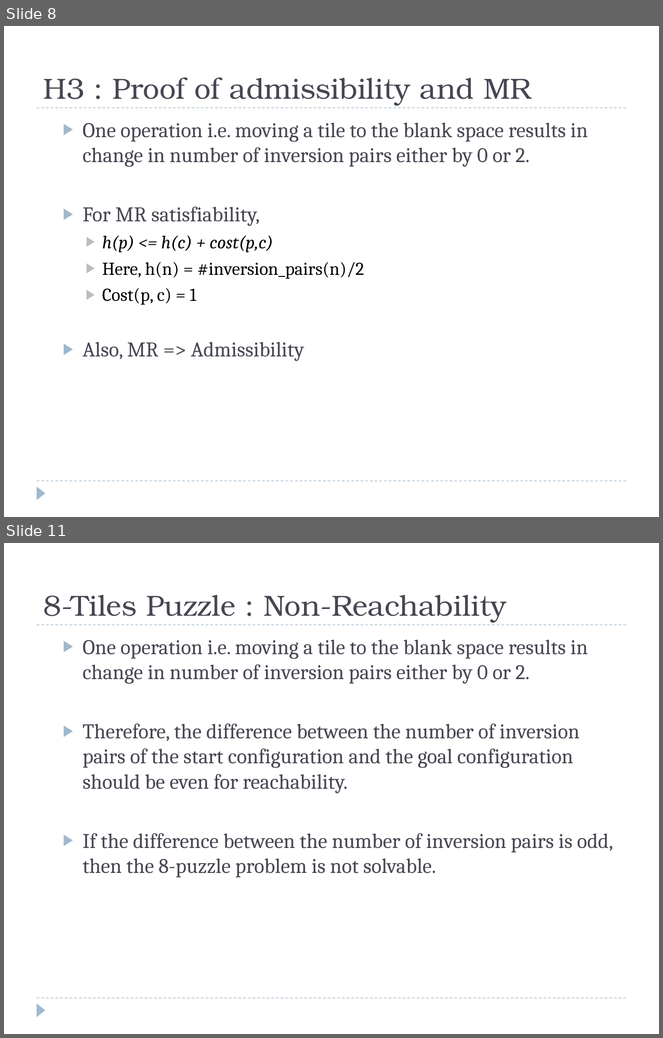
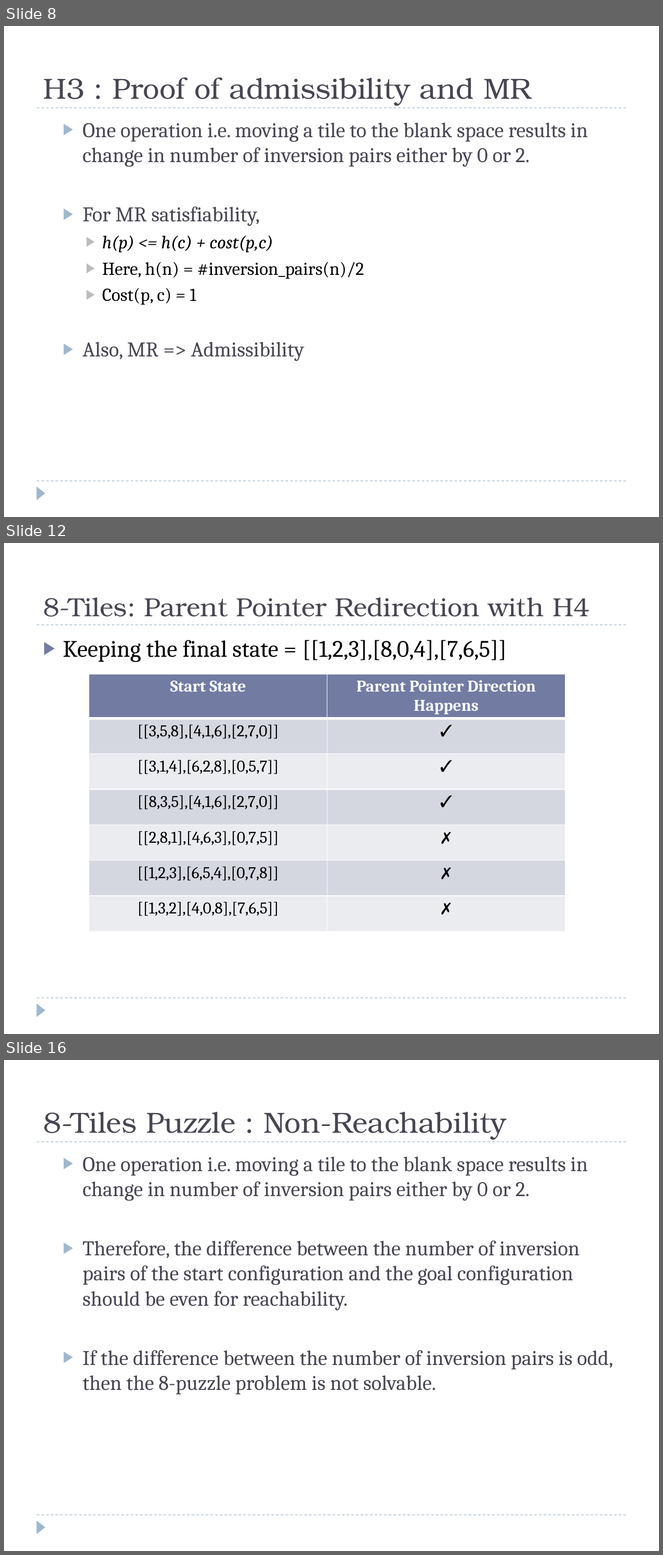
Before and after one commit to mayank127/AILab, a slide deck: slides/Astar.pptx. Shown one above the other, each under a label of ours: slides 8 and 11 before the commit, slides 8, 12 and 16 after it; the slides between them are not shown. The pictures are 663x1038 and 663x1555 pixels, drawn with LibreOffice and Linux fonts; fonts in the diff are those of the drawing. Boxes give left, top, right and bottom in pixels: in the first picture for what was removed or moved away, otherwise in the second. Text is boxed around its words. In the diff, an @@ line names an element or a change of style, - is before the commit and + after.

```diff
--- a/slides/Astar.pptx
+++ b/slides/Astar.pptx
@@ slide 12 added at <box>4,543,659,1034</box>, background #FFFFFF; not listed: 3 template elements that a slide beside it also shows @@
@@ title added at <box>43,598,590,617</box>, 28.8 pt, text #464653 @@
+8-Tiles: Parent Pointer Redirection with H4
@@ text added at <box>63,640,507,662</box>, 26 pt, text #000000 @@
+▶ Keeping the final state = [[1,2,3],[8,0,4],[7,6,5]]
@@ table added at <box>89,674,566,933</box>, 7 rows, 2 columns @@
+Start State | Parent Pointer Direction Happens
+[[3,5,8],[4,1,6],[2,7,0]] | ✓
+[[3,1,4],[6,2,8],[0,5,7]] | ✓
+[[8,3,5],[4,1,6],[2,7,0]] | ✓
+[[2,8,1],[4,6,3],[0,7,5]] | ✗
+[[1,2,3],[6,5,4],[0,7,8]] | ✗
+[[1,3,2],[4,0,8],[7,6,5]] | ✗
@@ what was slide 11 is now slide 16 @@
```
Also in this commit, not shown: 4 slides changed, 8 other slides added, 2 slides removed.
